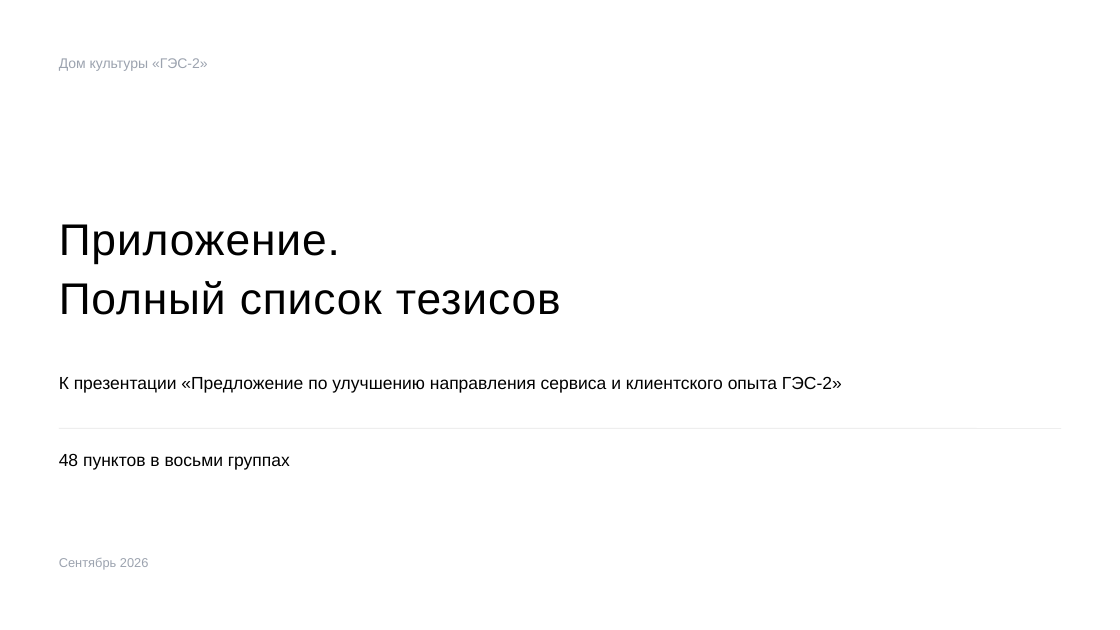
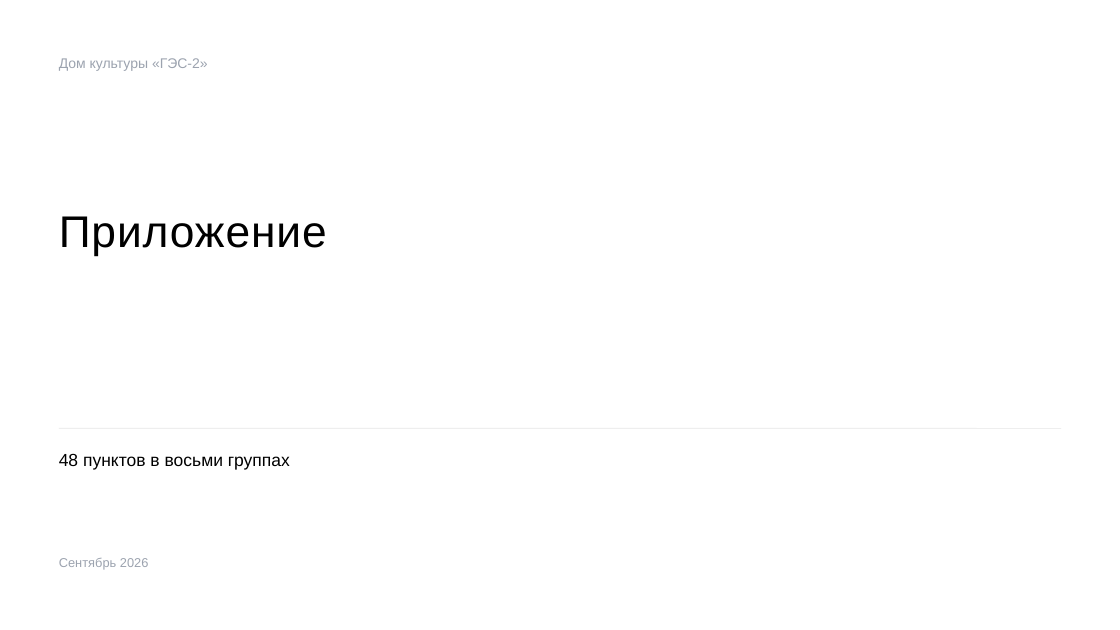
Before and after one commit to skrasin/ges-2, a slide deck: slide 1 of docs/strategy/ges2-service-cx-appendix.pptx. Drawn at 1120x630 pixels with LibreOffice and Linux fonts; fonts in the diff are those of the drawing. Boxes give left, top, right and bottom in pixels: in the first picture for what was removed or moved away, otherwise in the second. Text is boxed around its words. In the diff, an @@ line names an element or a change of style, - is before the commit and + after.

```diff
--- a/docs/strategy/ges2-service-cx-appendix.pptx
+++ b/docs/strategy/ges2-service-cx-appendix.pptx
@@ text at bbox=[59, 216, 327, 255]: text changed @@
-Приложение.
-Полный список тезисов
+Приложение
@@ text removed at bbox=[59, 376, 842, 393] @@
-К презентации «Предложение по улучшению направления сервиса и клиентского опыта ГЭС-2»
```
Also in this commit, not shown: 1 other file.
